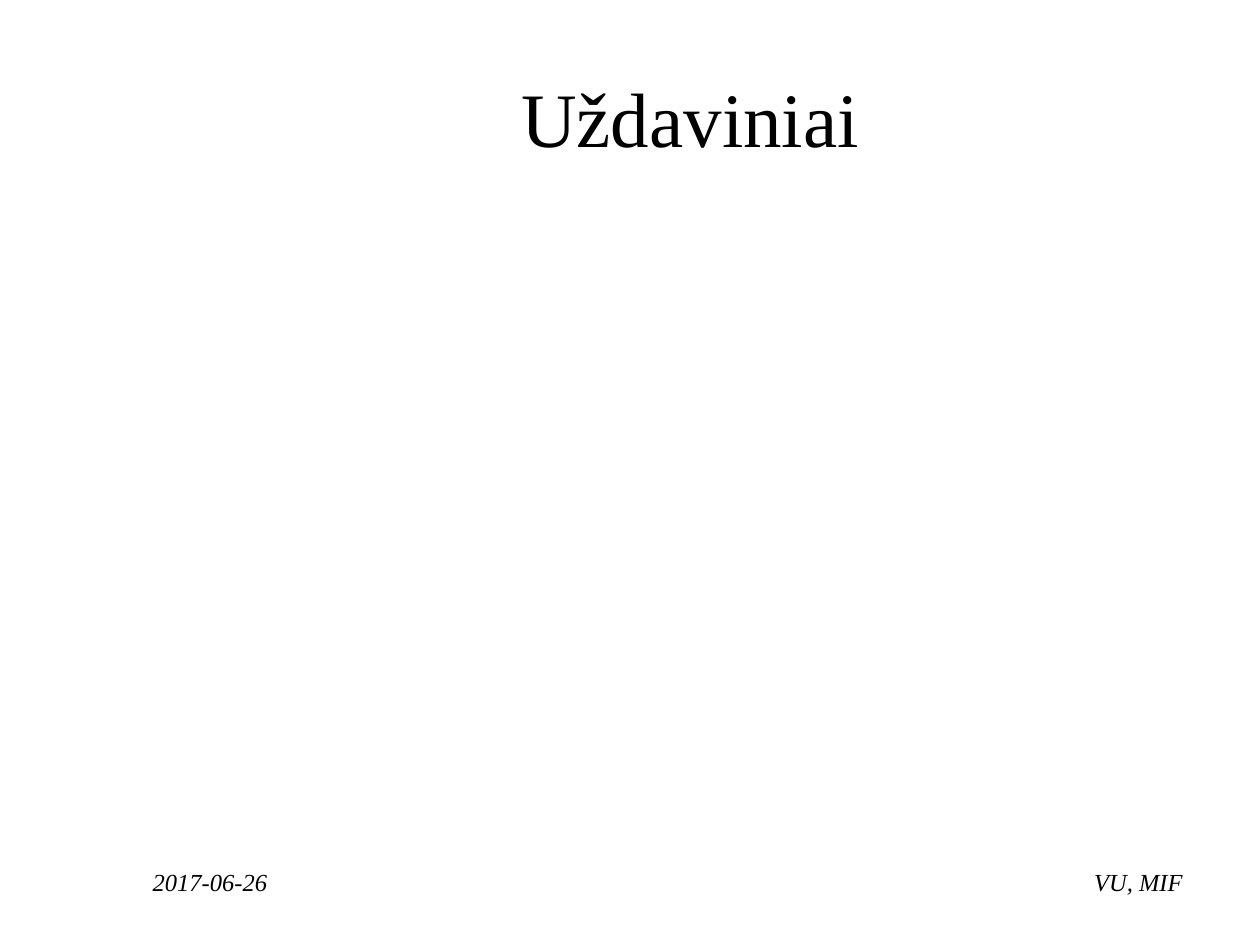
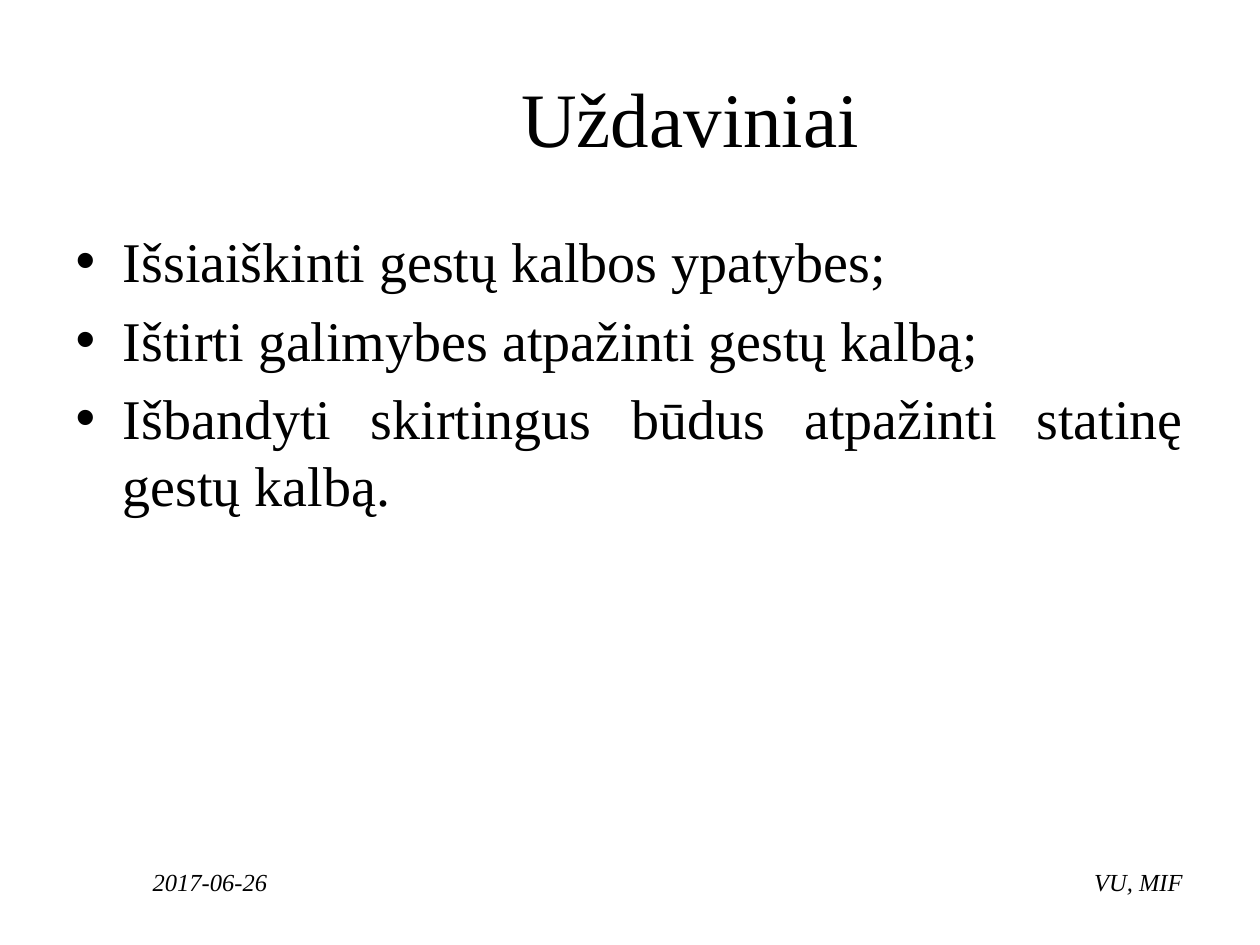
Before and after one commit to ambrazasp/Sign-Language-Recognition, a slide deck: slide 4 of Gestų kalbos atpažinimas naudojant internetinę kamerą.pptx. Drawn at 1260x945 pixels with LibreOffice and Linux fonts; fonts in the diff are those of the drawing; background and template pictures are left out. Boxes give left, top, right and bottom in pixels: in the first picture for what was removed or moved away, otherwise in the second. Text is boxed around its words. In the diff, an @@ line names an element or a change of style, - is before the commit and + after.

Commit message:
update.

```diff
--- a/Gestų kalbos atpažinimas naudojant internetinę kamerą.pptx
+++ b/Gestų kalbos atpažinimas naudojant internetinę kamerą.pptx
@@ text added at (123, 243, 1182, 517), 32 pt, text #000000 @@
+• Išsiaiškinti gestų kalbos ypatybes;
+• Ištirti galimybes atpažinti gestų kalbą;
+• Išbandyti skirtingus būdus atpažinti statinę gestų kalbą.
```
Also in this commit, not shown: 4 other slides changed, 2 slides removed.
